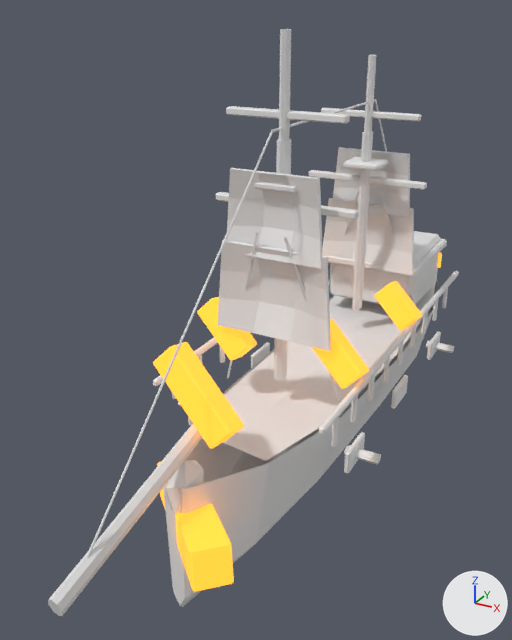
The FBX model Assets/Desktopirates/Resources/Models/EnemyShipsV04/enemy_frost_cutter_v04.fbx, before and after one commit.
One viewpoint serves both versions: a camera (50 mm lens) standing at (1.6, -3.84, 2.42) and looking at (-0.19, -0.59, 0.79). Every picture has the same lights, and +X, +Y and +Z are marked at lower right. The picture after the commit comes second. Where no turn or scale is listed for an object, it has been applied to the vertices.

In view in the first picture: 'Bowsprit_Main', 'Enemy_Corsair_Deck', 'Enemy_Corsair_Hull', 'FrostCutter_Ice_Crystal_1', 'FrostCutter_Ice_Crystal_2', 'FrostCutter_Ice_Crystal_3', 'FrostCutter_Ice_Crystal_4', 'FrostCutter_Ice_Prow', 'Mast_2_Lower', 'Sail_1_1', 'Sail_1_2', 'Sail_2_1', 'Sail_2_2', 'Stern_Gallery_Window_1', 'Stern_GreatCabin' and 36 more.
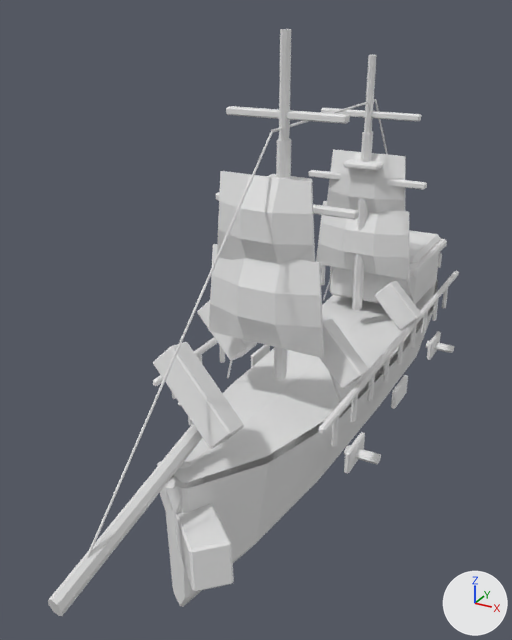
Location of each change, [x1, y1, x2, y2] in pixels of the pictures (512 x 640 px):
'Enemy_Corsair_Deck', reshaped (12% wider, 12% taller): before [202, 282, 436, 461]; after [174, 282, 436, 483]
'Sail_1_1', reshaped: before [217, 240, 331, 351]; after [209, 244, 324, 358]
'Sail_1_2', reshaped: before [226, 168, 323, 269]; after [217, 171, 315, 264]
'Sail_2_1', reshaped: before [322, 198, 414, 275]; after [316, 201, 410, 280]
'FrostCutter_Ice_Crystal_1', recoloured, surface changed: [153, 342, 244, 449] in both
'Sail_2_2', reshaped: before [332, 147, 410, 217]; after [327, 150, 406, 213]
'FrostCutter_Ice_Prow', recoloured, surface changed: [157, 462, 234, 592] in both
'FrostCutter_Ice_Crystal_2', recoloured, surface changed: [319, 318, 369, 389] in both
'FrostCutter_Ice_Crystal_3', recoloured, surface changed: [197, 300, 257, 361] in both
'FrostCutter_Ice_Crystal_4', recoloured, surface changed: [374, 281, 422, 331] in both
'Stern_Gallery_Window_1', recoloured, surface changed: [437, 253, 442, 268] in both

Diff of the bpy script that builds the scene:
```diff
--- a/Assets/Desktopirates/Resources/Models/EnemyShipsV04/enemy_frost_cutter_v04.fbx.py
+++ b/Assets/Desktopirates/Resources/Models/EnemyShipsV04/enemy_frost_cutter_v04.fbx.py
@@ mat_glassglow_v03 @@
 mat_glassglow_v03 = principled_material('GlassGlow_v03')
-mat_glassglow_v03.base_color = (1.0, 0.35, 0.025)  # orange #ffa02c
-mat_glassglow_v03.emission_color = (1.0, 0.35, 0.025)  # orange #ffa02c
-mat_glassglow_v03.emission_strength = 1.4
+mat_glassglow_v03.base_color = (0.8, 0.8, 0.8)  # white #e7e7e7
@@ me_sail_2_2_mesh @@
 # used by ob_sail_2_2; location = (0.0, 0.0, 0.0)
-me_sail_2_2_mesh.from_pydata(...)  # 32 vertices, 30 faces; spans x -0.277..0.277, y 0.654..0.743, z 1.151..1.56
+me_sail_2_2_mesh.from_pydata(...)  # 32 vertices, 30 faces; spans x -0.278..0.278, y 0.488..0.59, z 1.149..1.562
+# me_sail_2_2_mesh part 1: 32 of 32 vertices moved; they spanned x -0.277..0.277, y 0.654..0.743, z 1.151..1.56 and now span x -0.278..0.278, y 0.488..0.59, z 1.149..1.562; mean shift (0.0, -0.123, 0.0)
 me_sail_2_2_mesh.materials.append(mat_enemysail_v03)
@@ me_sail_1_2_mesh @@
 # used by ob_sail_1_2; location = (0.0, 0.0, 0.0)
-me_sail_1_2_mesh.from_pydata(...)  # 32 vertices, 30 faces; spans x -0.277..0.277, y -0.766..-0.677, z 1.229..1.678
+me_sail_1_2_mesh.from_pydata(...)  # 32 vertices, 30 faces; spans x -0.278..0.278, y -0.932..-0.83, z 1.227..1.68
+# me_sail_1_2_mesh part 3: 32 of 32 vertices moved; they spanned x -0.277..0.277, y -0.766..-0.677, z 1.229..1.678 and now span x -0.278..0.278, y -0.932..-0.83, z 1.227..1.68; mean shift (0.0, -0.123, 0.0)
 me_sail_1_2_mesh.materials.append(mat_enemysail_v03)
@@ me_sail_1_1_mesh @@
 # used by ob_sail_1_1; location = (0.0, 0.0, 0.0)
-me_sail_1_1_mesh.from_pydata(...)  # 32 vertices, 30 faces; spans x -0.341..0.341, y -0.766..-0.677, z 0.792..1.292
+me_sail_1_1_mesh.from_pydata(...)  # 32 vertices, 30 faces; spans x -0.341..0.341, y -0.932..-0.83, z 0.79..1.294
+# me_sail_1_1_mesh part 4: 32 of 32 vertices moved; they spanned x -0.341..0.341, y -0.766..-0.677, z 0.792..1.292 and now span x -0.341..0.341, y -0.932..-0.83, z 0.79..1.294; mean shift (0.0, -0.122, 0.0)
 me_sail_1_1_mesh.materials.append(mat_enemysail_v03)
@@ me_enemy_corsair_hull_deckmesh @@
 # used by ob_enemy_corsair_deck; location = (0.0, 0.0, 0.0)
-me_enemy_corsair_hull_deckmesh.from_pydata(...)  # 15 vertices, 8 faces; spans x -0.37..0.37, y -1.26..1.61, z 0.3..0.44
+me_enemy_corsair_hull_deckmesh.from_pydata(...)  # 18 vertices, 10 faces; spans x -0.37..0.37, y -1.71..1.61, z 0.32..0.51
+# me_enemy_corsair_hull_deckmesh part 2: the whole mesh is rebuilt
 me_enemy_corsair_hull_deckmesh.materials.append(mat_deckoak_v03)
@@ me_sail_2_1_mesh @@
 # used by ob_sail_2_1; location = (0.0, 0.0, 0.0)
-me_sail_2_1_mesh.from_pydata(...)  # 32 vertices, 30 faces; spans x -0.341..0.341, y 0.654..0.743, z 0.752..1.208
+me_sail_2_1_mesh.from_pydata(...)  # 32 vertices, 30 faces; spans x -0.341..0.341, y 0.488..0.59, z 0.75..1.21
+# me_sail_2_1_mesh part 5: 32 of 32 vertices moved; they spanned x -0.341..0.341, y 0.654..0.743, z 0.752..1.208 and now span x -0.341..0.341, y 0.488..0.59, z 0.75..1.21; mean shift (0.0, -0.123, 0.0)
 me_sail_2_1_mesh.materials.append(mat_enemysail_v03)
```
